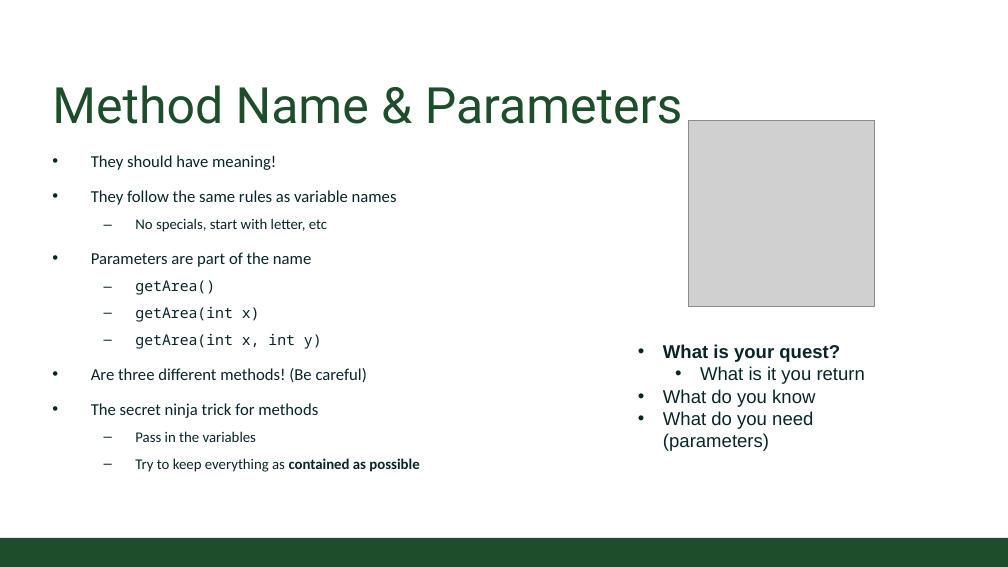
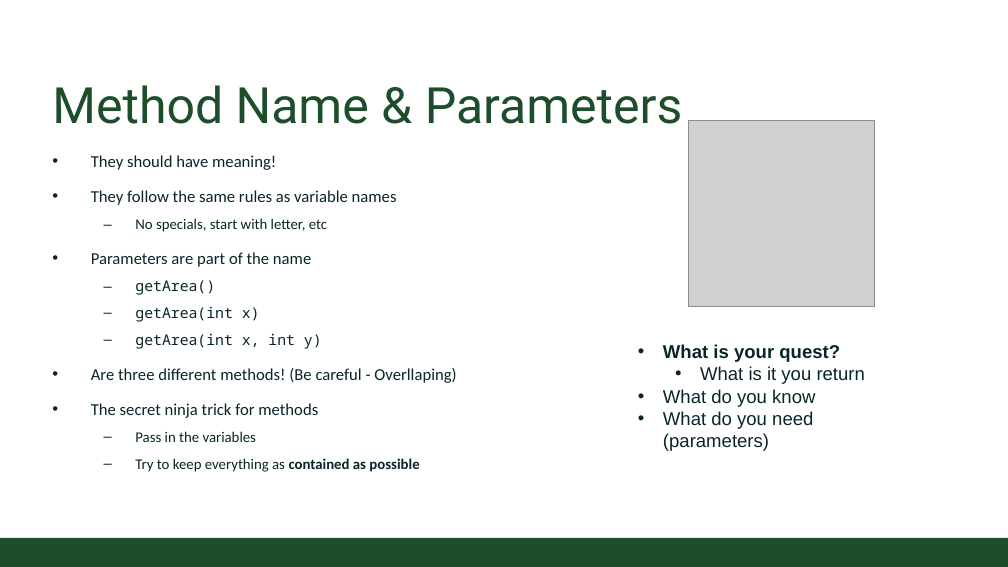
Before and after one commit to CSU-CompSci-CS163-4/Handouts, a slide deck: slide 12 of slides/On-Campus/02_02_ObjectsMethods.pptx (slide 11 before the commit). Drawn at 1008x567 pixels with LibreOffice and Linux fonts; fonts in the diff are those of the drawing; grey boxes stand for pictures; background and template pictures are left out. Boxes give left, top, right and bottom in pixels: in the first picture for what was removed or moved away, otherwise in the second. Text is boxed around its words. In the diff, an @@ line names an element or a change of style, - is before the commit and + after.

Commit message:
methods and objects updated

```diff
--- a/slides/On-Campus/02_02_ObjectsMethods.pptx
+++ b/slides/On-Campus/02_02_ObjectsMethods.pptx
@@ text at (x1=91, y1=368, x2=456, y2=383): text changed @@
-• Are three different methods! (Be careful)
+• Are three different methods! (Be careful - Overllaping)
```
Also in this commit, not shown: 2 other slides changed, 5 slides added, 5 slides removed.
